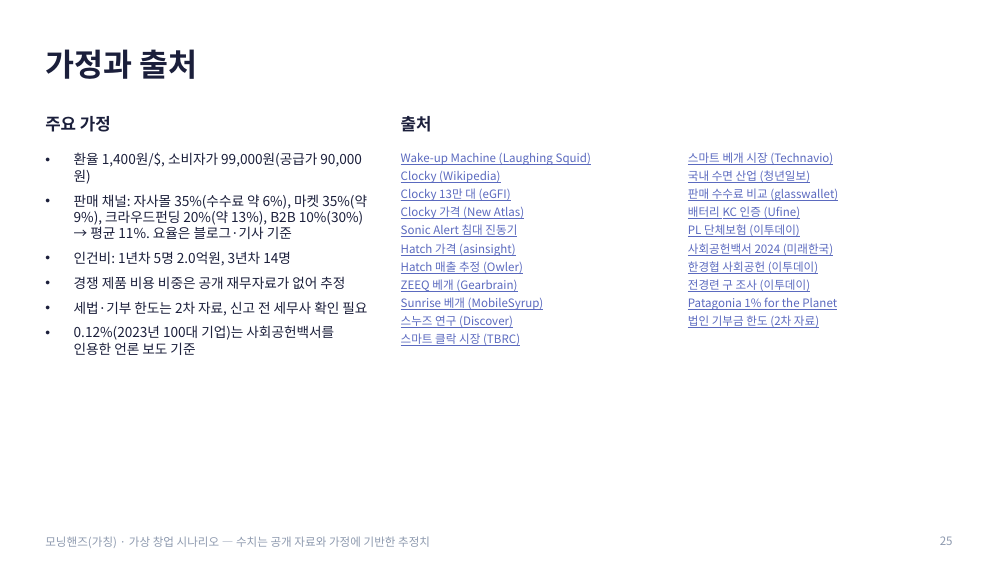
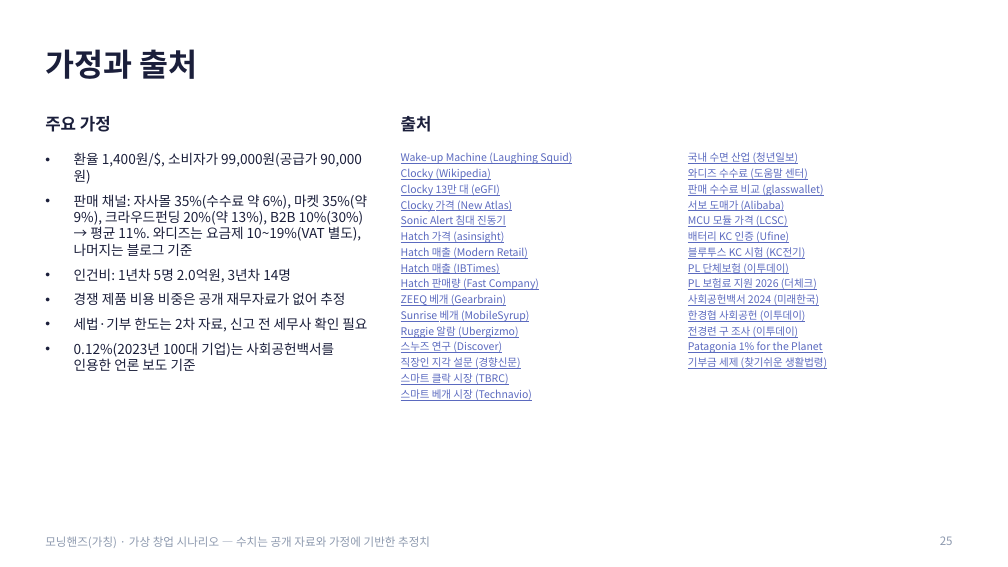
Before and after one commit to g975682-source/-, a slide deck: slide 25 of MorningHands_Business_Analysis.pptx. Drawn at 1008x567 pixels with LibreOffice and Linux fonts; fonts in the diff are those of the drawing. Boxes give left, top, right and bottom in pixels: in the first picture for what was removed or moved away, otherwise in the second. Text is boxed around its words. In the diff, an @@ line names an element or a change of style, - is before the commit and + after.

```diff
--- a/MorningHands_Business_Analysis.pptx
+++ b/MorningHands_Business_Analysis.pptx
@@ text at [401,152,572,385]: size 11 to 10 pt in "Wake-up Machine (Laughing Squid)", "Clocky (Wikipedia)", "Clocky 13만 대 (eGFI)", "Clocky 가격 (New Atlas)" and 6 more places; less space between paragraphs @@
@@ text at [688,152,833,165]: paragraph removed @@
-스마트 베개 시장 (Technavio)
@@ text at [688,168,808,180]: paragraph added @@
+와디즈 수수료 (도움말 센터)
@@ text at [688,152,823,353]: size 11 to 10 pt in "국내 수면 산업 (청년일보)", "판매 수수료 비교 (glasswallet)", "배터리 KC 인증 (Ufine)", "PL 단체보험 (이투데이)" and 4 more places; less space between paragraphs @@
@@ text at [74,194,367,256]: text changed @@
-• 판매 채널: 자사몰 35%(수수료 약 6%), 마켓 35%(약 9%), 크라우드펀딩 20%(약 13%), B2B 10%(30%) → 평균 11%. 요율은 블로그·기사 기준
+• 판매 채널: 자사몰 35%(수수료 약 6%), 마켓 35%(약 9%), 크라우드펀딩 20%(약 13%), B2B 10%(30%) → 평균 11%. 와디즈는 요금제 10~19%(VAT 별도), 나머지는 블로그 기준
@@ text at [688,200,788,227]: paragraphs added @@
+서보 도매가 (Alibaba)
+MCU 모듈 가격 (LCSC)
@@ text at [401,247,539,290]: text changed; size 11 to 10 pt @@
-Hatch 매출 추정 (Owler)
+Hatch 매출 (Modern Retail)
+Hatch 매출 (IBTimes)
+Hatch 판매량 (Fast Company)
@@ text at [688,247,806,259]: paragraph added @@
+블루투스 KC 시험 (KC전기)
@@ text at [688,278,817,290]: paragraph added @@
+PL 보험료 지원 2026 (더체크)
@@ text at [401,326,519,338]: paragraph added @@
+Ruggie 알람 (Ubergizmo)
@@ text at [401,357,521,369]: paragraph added @@
+직장인 지각 설문 (경향신문)
@@ text at [688,357,827,369]: text changed; size 11 to 10 pt @@
-법인 기부금 한도 (2차 자료)
+기부금 세제 (찾기쉬운 생활법령)
@@ text at [401,389,532,401]: paragraph added @@
+스마트 베개 시장 (Technavio)
```
Also in this commit, not shown: 10 other slides changed.
